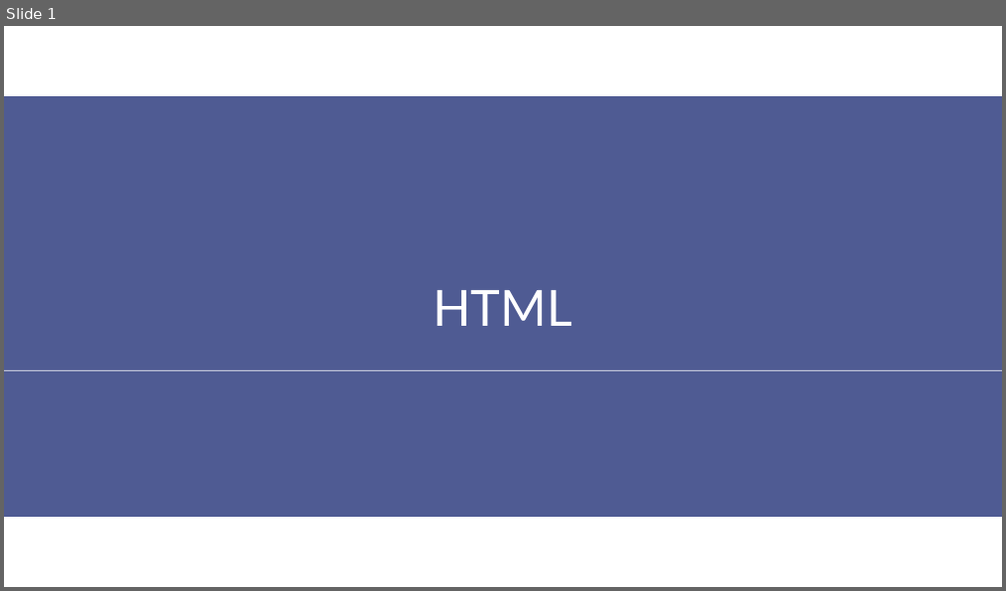
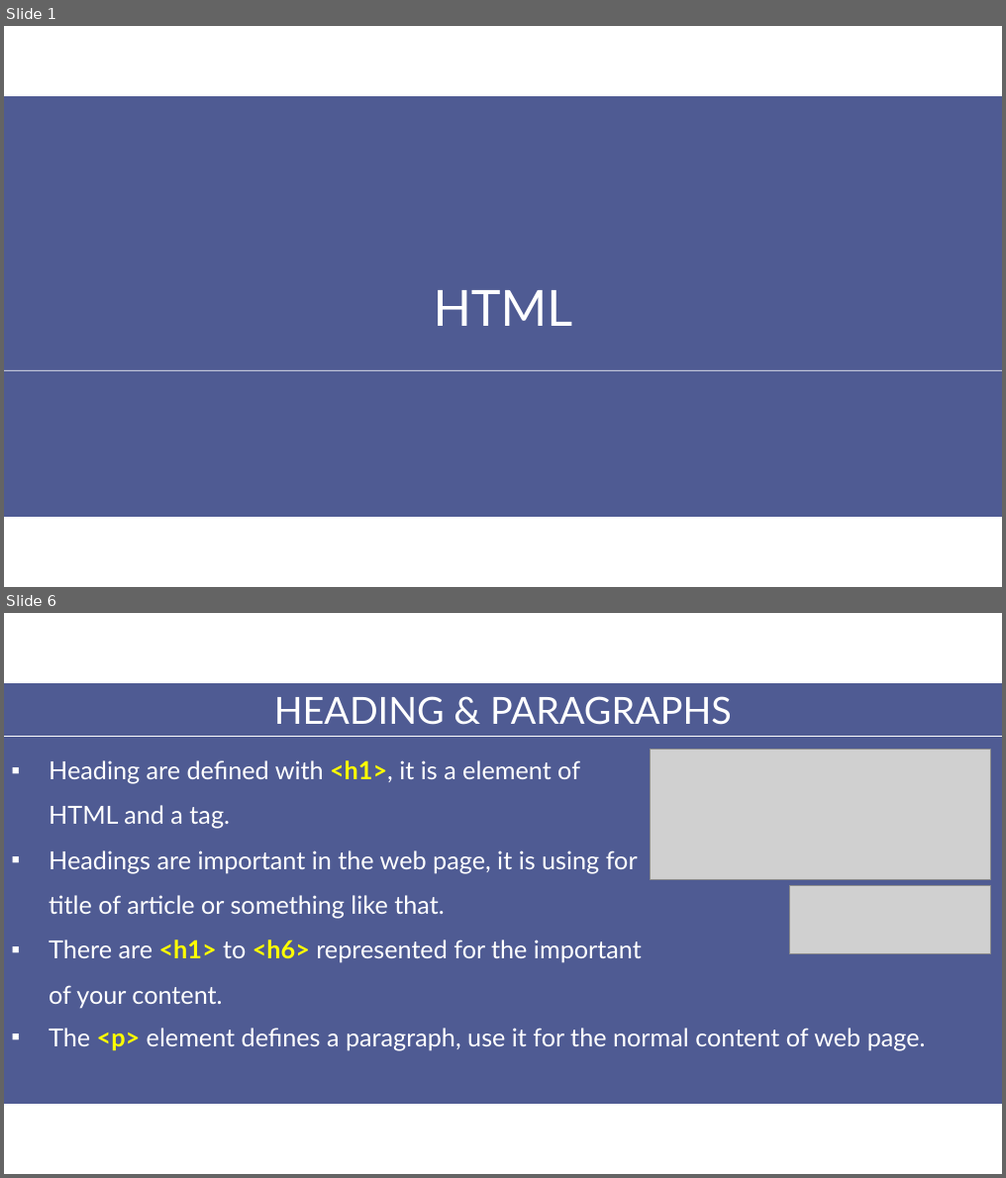
Before and after one commit to aptech-php/aptech-php-course, a slide deck: HTML-CSS-JS/slides/2-HTML.pptx. Shown one above the other, each under a label of ours: slide 1 before the commit, slides 1 and 6 after it; the slides between them are not shown. The pictures are 1006x591 and 1006x1178 pixels, drawn with LibreOffice and Linux fonts; fonts in the diff are those of the drawing; grey boxes stand for pictures. Boxes give left, top, right and bottom in pixels: in the first picture for what was removed or moved away, otherwise in the second. Text is boxed around its words. In the diff, an @@ line names an element or a change of style, - is before the commit and + after.

Commit message:
update html-css-js slides

```diff
--- a/HTML-CSS-JS/slides/2-HTML.pptx
+++ b/HTML-CSS-JS/slides/2-HTML.pptx
@@ slide 6 added at [4, 613, 1002, 1174], background #FFFFFF @@
@@ rectangle added at [4, 683, 1002, 1104], fill #4F5B93 @@
@@ text added at [274, 696, 732, 725], 36 pt, text #FFFFFF @@
+HEADING & PARAGRAPHS
@@ line added from (4, 737) to (1002, 737), #FFFFFF 0.75 pt @@
@@ text added at [49, 761, 642, 1008], 24 pt, text #FFFFFF @@
+▪ Heading are defined with <h1>, it is a element of HTML and a tag.
+▪ Headings are important in the web page, it is using for title of article or something like that.
+▪ There are <h1> to <h6> represented for the important of your content.
@@ picture added at [650, 750, 990, 880] @@
@@ picture added at [790, 885, 991, 955] @@
@@ text added at [49, 1028, 926, 1051], 24 pt, text #FFFFFF @@
+▪ The <p> element defines a paragraph, use it for the normal content of web page.
```
Also in this commit, not shown: 5 slides changed, 7 other slides added, 11 slides removed, 21 other files.
